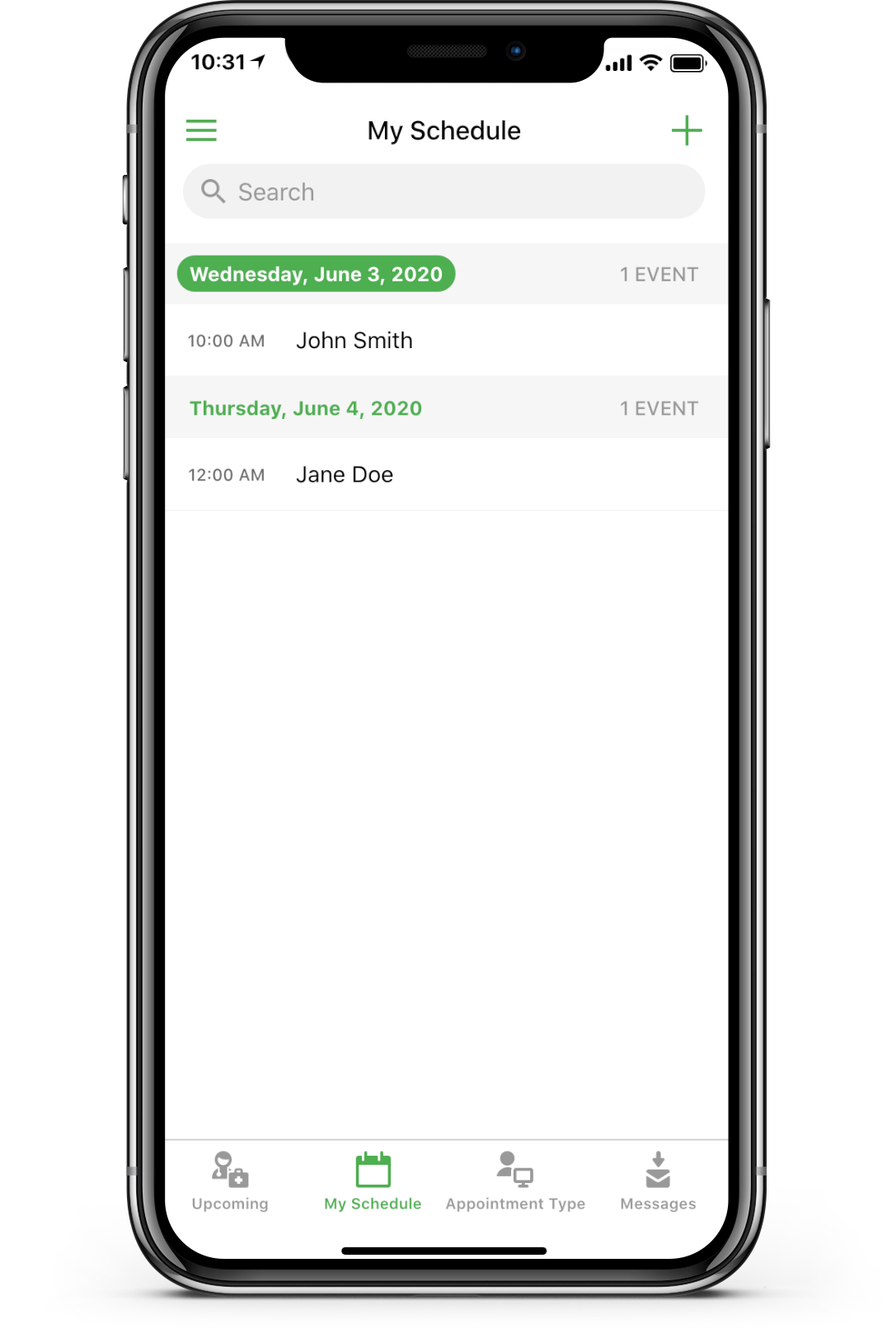
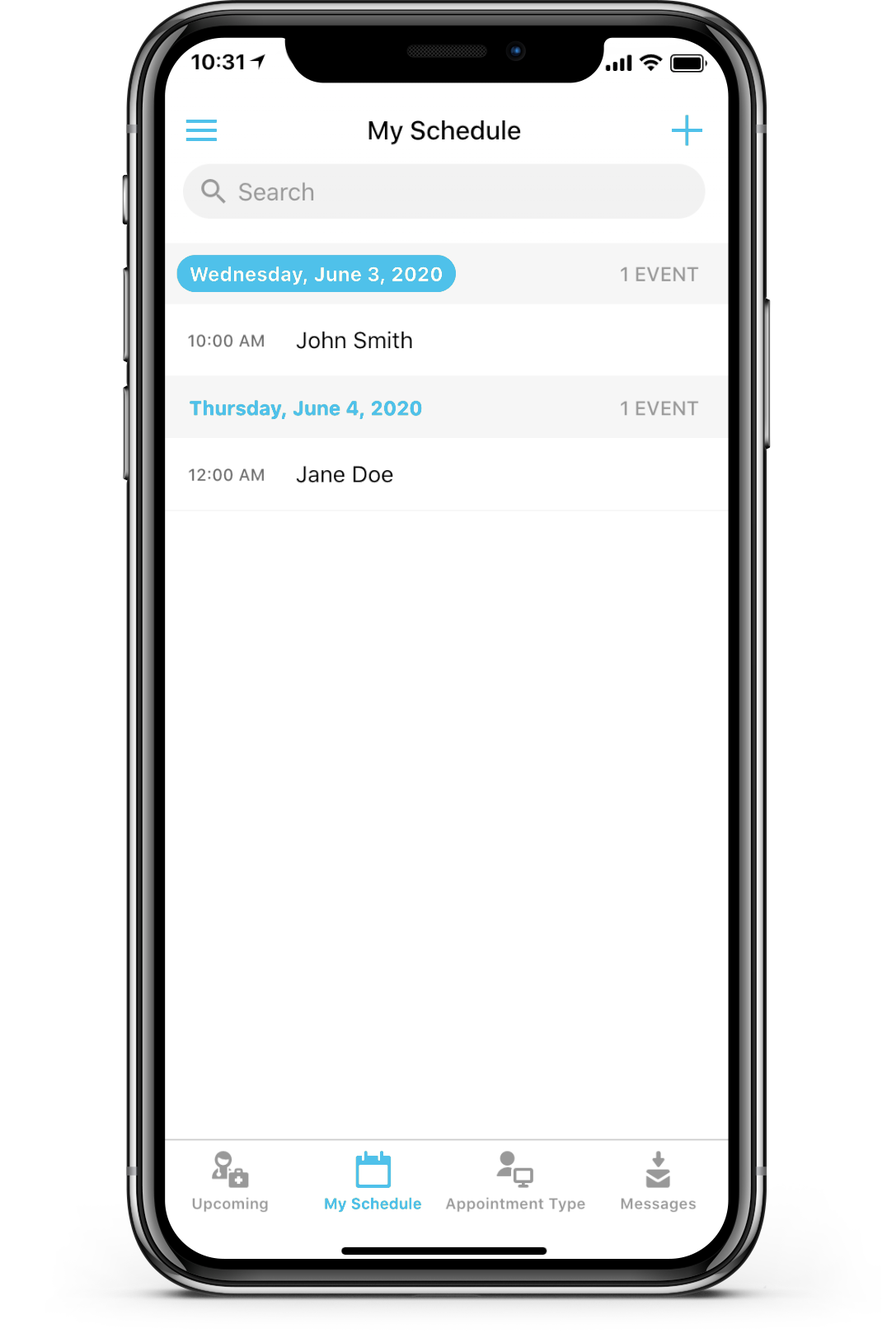
Before/after of a (887, 1343) layered artwork. What changed in the layer stack:
painted on "App-Schedule-Screen.png" over box(176, 114, 703, 1212)
